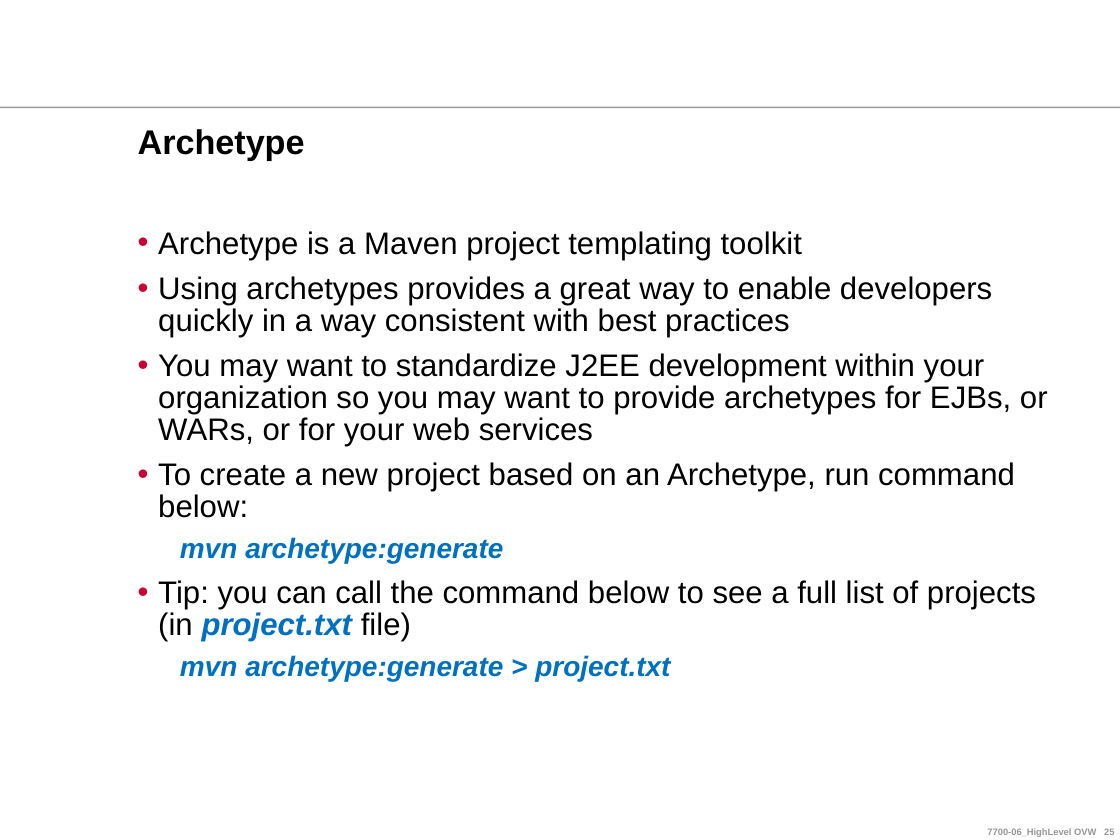
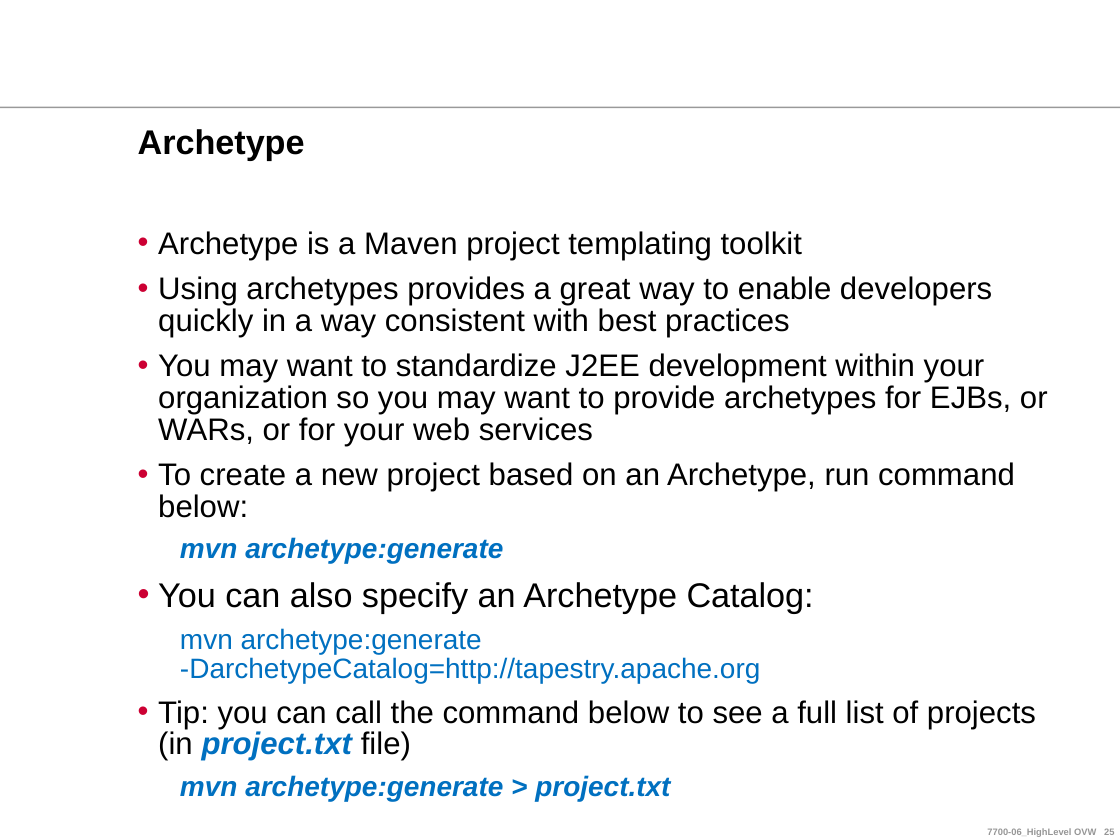
Before and after one commit to ndlongit/longnd-data, a slide deck: slide 25 of Document/Tutorial/Maven for Beginners.ppt. Drawn at 1120x840 pixels with LibreOffice and Linux fonts; fonts in the diff are those of the drawing; background and template pictures are left out. Boxes give left, top, right and bottom in pixels: in the first picture for what was removed or moved away, otherwise in the second. Text is boxed around its words. In the diff, an @@ line names an element or a change of style, - is before the commit and + after.

```diff
--- a/Document/Tutorial/Maven for Beginners.ppt
+++ b/Document/Tutorial/Maven for Beginners.ppt
@@ text at (158,582,814,683): paragraphs added @@
+• You can also specify an Archetype Catalog:
+  mvn archetype:generate -DarchetypeCatalog=http://tapestry.apache.org
```
Also in this commit, not shown: 2 other slides changed, 1 slide added.
